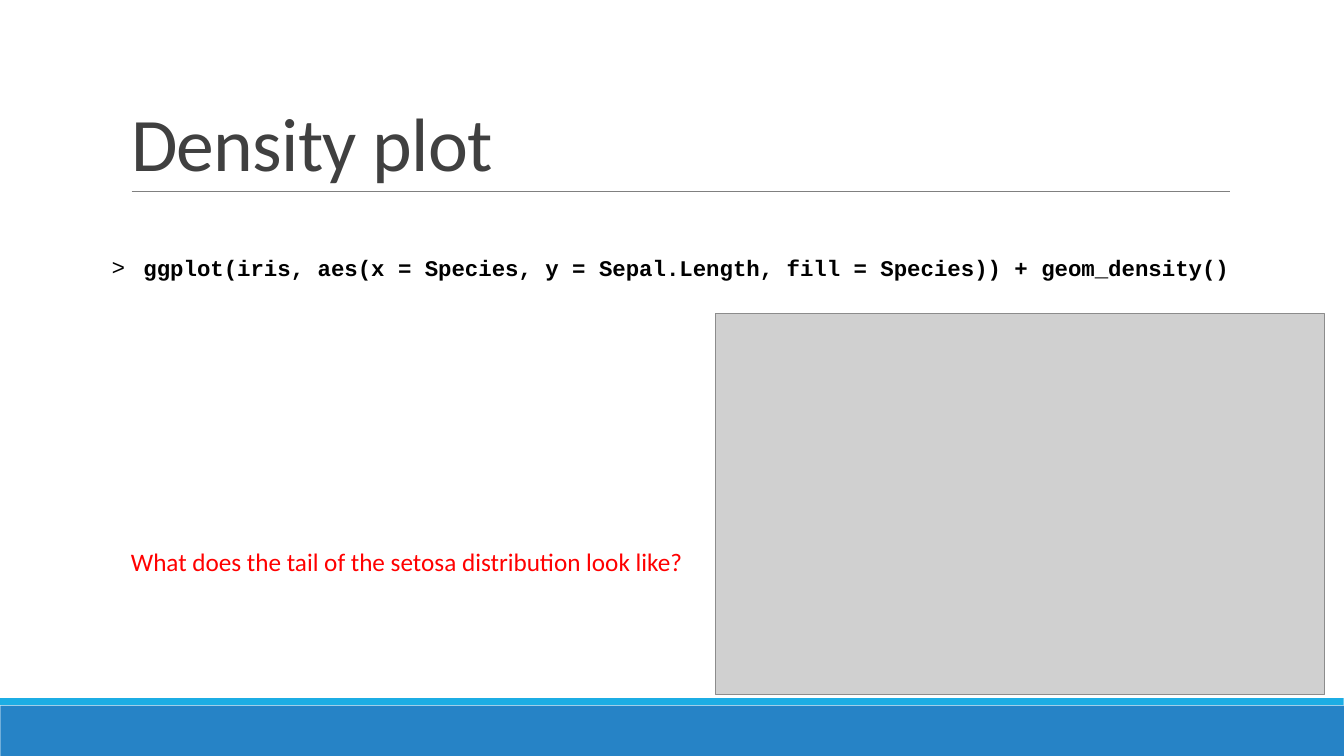
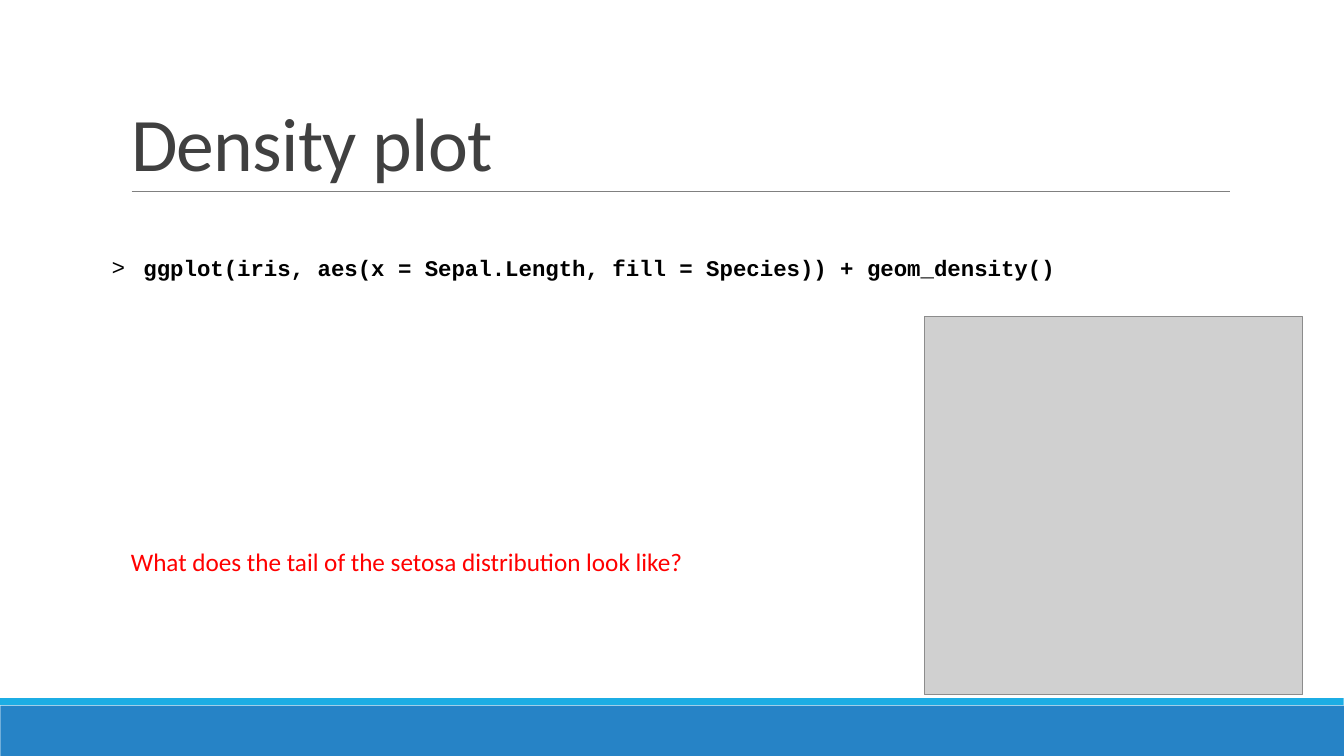
Before and after one commit to sjspielman/bio5312_fall2017, a slide deck: slide 42 of slides/day2_intro_to_tidyverse.pptx. Drawn at 1344x756 pixels with LibreOffice and Linux fonts; fonts in the diff are those of the drawing; grey boxes stand for pictures. Boxes give left, top, right and bottom in pixels: in the first picture for what was removed or moved away, otherwise in the second. Text is boxed around its words. In the diff, an @@ line names an element or a change of style, - is before the commit and + after.

```diff
--- a/slides/day2_intro_to_tidyverse.pptx
+++ b/slides/day2_intro_to_tidyverse.pptx
@@ text at box(143, 260, 1055, 281): text changed @@
-> ggplot(iris, aes(x = Species, y = Sepal.Length, fill = Species)) + geom_density()
+> ggplot(iris, aes(x = Sepal.Length, fill = Species)) + geom_density()
@@ picture: place and size @@
-picture at box(716, 314, 1326, 694)
+picture at box(925, 317, 1303, 695)
```
Also in this commit, not shown: 1 other slide changed, 1 slide added, 9 other files.
